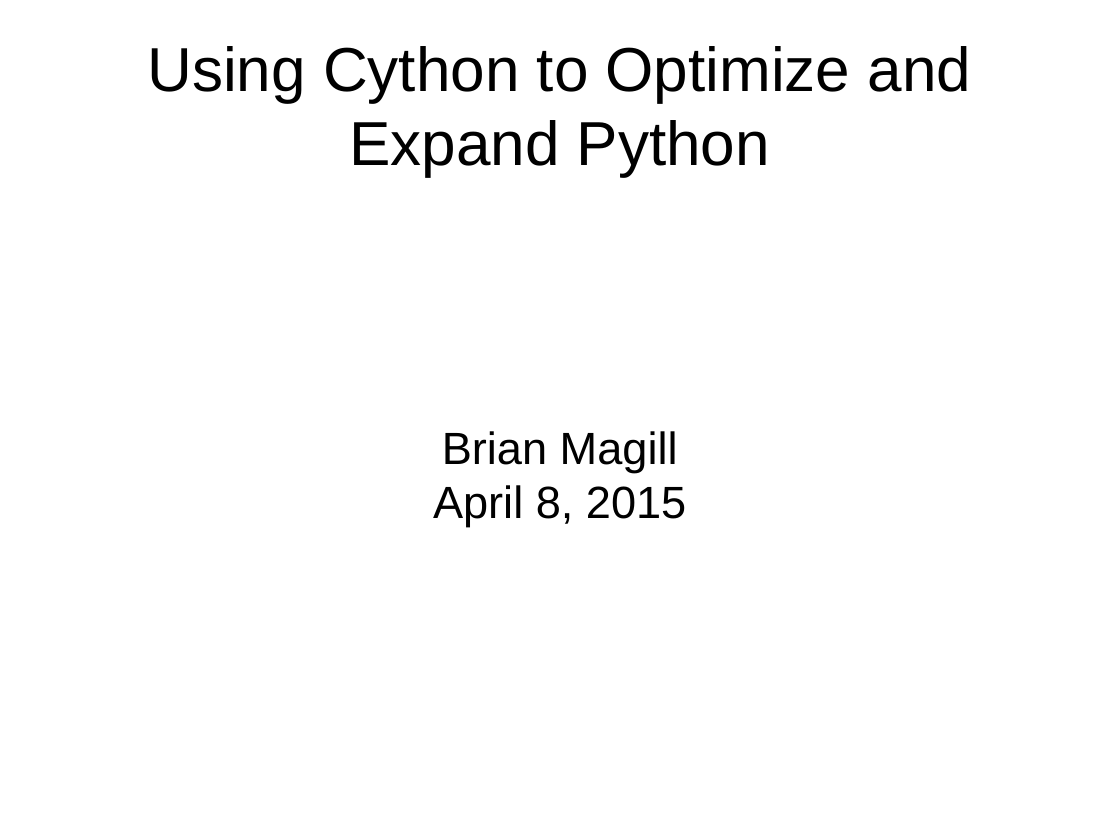
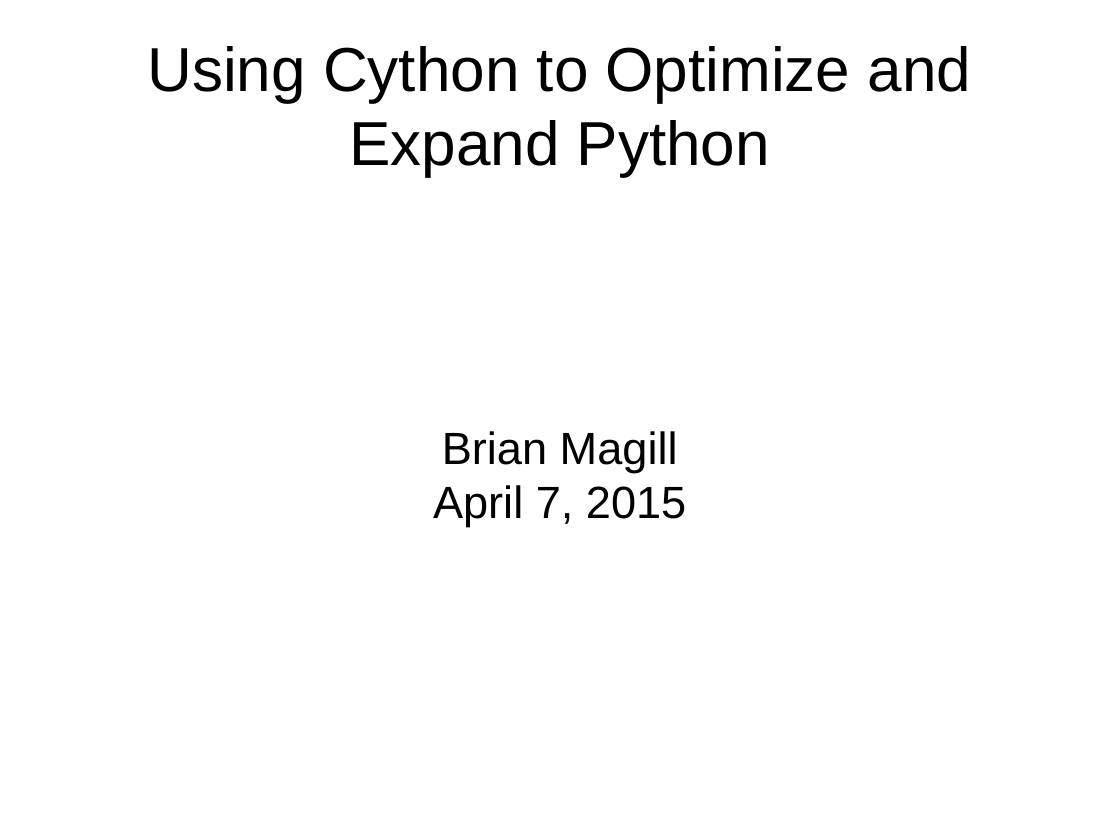
Before and after one commit to bmagill1250/757_Python_Users, a slide deck: slide 1 of April_2015/Cython_2015-04-08.odp. Drawn at 1120x840 pixels with LibreOffice and Linux fonts; fonts in the diff are those of the drawing. Boxes give left, top, right and bottom in pixels: in the first picture for what was removed or moved away, otherwise in the second. Text is boxed around its words. In the diff, an @@ line names an element or a change of style, - is before the commit and + after.

```diff
--- a/April_2015/Cython_2015-04-08.odp
+++ b/April_2015/Cython_2015-04-08.odp
@@ subtitle at [433,485,686,527]: text changed @@
-April 8, 2015
+April 7, 2015
```
Also in this commit, not shown: 5 other slides changed, 10 slides added, 4 slides removed, 18 other files.
